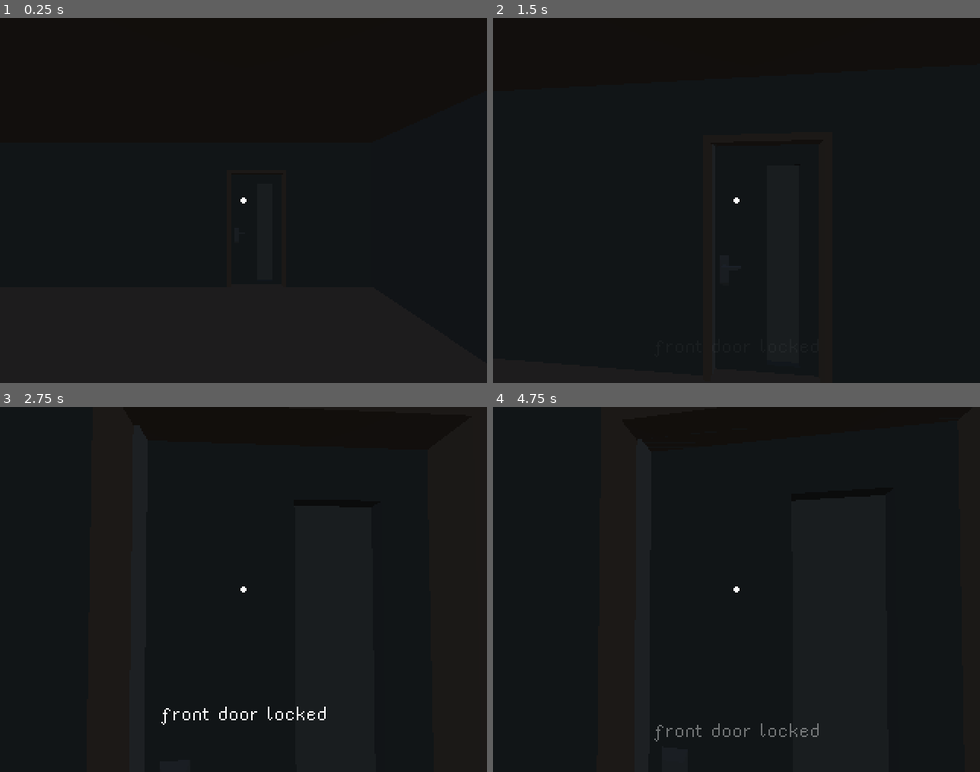
Above: before the commit, frames 1-4 (two rows, left to right).
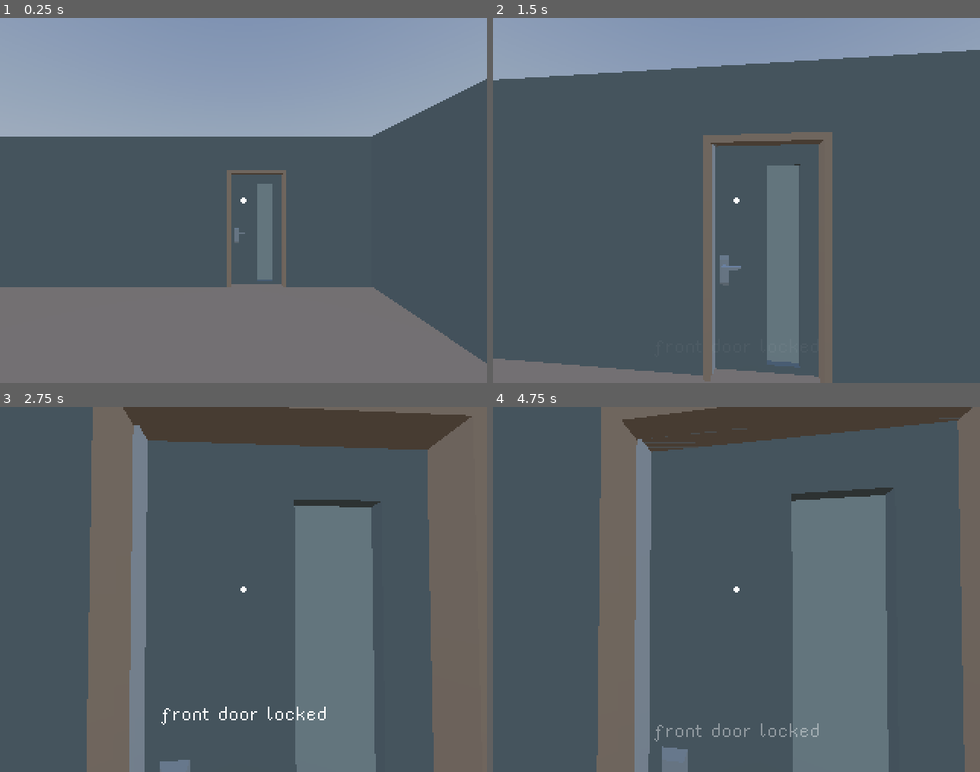
Above: after the commit, the same moments.

Repository: nuzcraft/mildly_haunted
Game: Godot game, scene res://house_scenes/House_01.tscn
Same seed, same stepped clock (60 frames per second), same inputs: the game is played once before the commit and once after it. A sky picture missing from this copy of the repository is replaced by a grey-blue gradient.
Inputs (mouse positions are in pixels of both pictures, inside the frame that each line leads up to):
- Up to frame 1 (0.25 s): no input
- Up to frame 2 (1.5 s): tap Enter at 0.5 s; move the mouse to (760, 200) at 0.52 s; hold W (move_forward) from 0.53 s (still down); click (760, 200) at 0.6 s; tap Space (jump) at 0.77 s; move the mouse to (712, 200) at 1.27 s; click (712, 200) at 1.35 s
- Up to frame 3 (2.75 s): keep holding W (move_forward); tap Space (jump) at 1.52 s; move the mouse to (253, 582) at 2.02 s; click (253, 582) at 2.1 s
- Up to frame 4 (4.75 s): keep holding W (move_forward); move the mouse to (731, 596) at 2.77 s; click (731, 596) at 2.85 s; tap Space (jump) at 3.02, 3.77, 4.52 s; move the mouse to (775, 593) at 3.52 s; click (775, 593) at 3.6 s; move the mouse to (697, 585) at 4.27 s; click (697, 585) at 4.35 s

The runs differ from the first frame. In frame 1, 100% of the frame differs, in the area x 0-100%, y 0-100%; in frame 2, 100%; in frame 3, 100%; in frame 4, 100%.

Commit message:
minor changes

Diff:
--- /dev/null
+++ b/collision_models/tableCross.tscn
@@ -0,0 +1,14 @@
+[gd_scene load_steps=3 format=2]
+
+[ext_resource path="res://models/tableCross.glb" type="PackedScene" id=1]
+
+[sub_resource type="ConvexPolygonShape" id=1]
+points = PoolVector3Array( 0, 0.704345, -1.06517, 0, 0.827175, -1.06517, 0.122732, 0, -1.06517, 0, 0.306223, -0.594, 0, 0.827175, 0, 2.02886, 0.827175, -1.06517, 0.122732, 0, 0, 1.90593, 0, -1.06517, 0, 0.306223, -0.471279, 0, 0.704345, 0, 2.02886, 0.827175, 0, 2.02886, 0.704345, -1.06517, 1.90593, 0, 0, 2.02886, 0.306223, -0.594, 2.02886, 0.704345, 0, 2.02886, 0.306223, -0.471279 )
+
+[node name="tableCross" type="StaticBody"]
+
+[node name="tableCross" parent="." instance=ExtResource( 1 )]
+
+[node name="CollisionShape" type="CollisionShape" parent="."]
+transform = Transform( 0.42, 0, 0, 0, 0.42, 0, 0, 0, 0.42, 0, 0, 0 )
+shape = SubResource( 1 )
--- a/house_scenes/House.tscn
+++ b/house_scenes/House.tscn
@@ -154,7 +154,6 @@
 [sub_resource type="Environment" id=9]
 background_mode = 2
 background_sky = SubResource( 8 )
-background_energy = 0.25
 
 [node name="House" type="Spatial"]
 script = ExtResource( 9 )
--- a/house_scenes/House_01.tscn
+++ b/house_scenes/House_01.tscn
@@ -5,6 +5,15 @@
 
 [node name="House_01" instance=ExtResource( 1 )]
 
+[node name="ceiling" parent="." index="1"]
+visible = false
+
+[node name="bathroom_door" parent="doors" index="0"]
+transform = Transform( -4.37114e-08, 0, -1, 0, 1, 0, 1, 0, -4.37114e-08, 5.95, 0, -8.25 )
+
+[node name="front_door" parent="doors" index="1"]
+transform = Transform( -4.37114e-08, 0, 1, 0, 1, 0, -1, 0, -4.37114e-08, 10.05, 0, -0.75 )
+
 [node name="player" parent="." index="6" instance=ExtResource( 2 )]
 transform = Transform( -4.37114e-08, 0, -1, 0, 1, 0, 1, 0, -4.37114e-08, 8.44441, 0.291473, -1.10908 )
 
